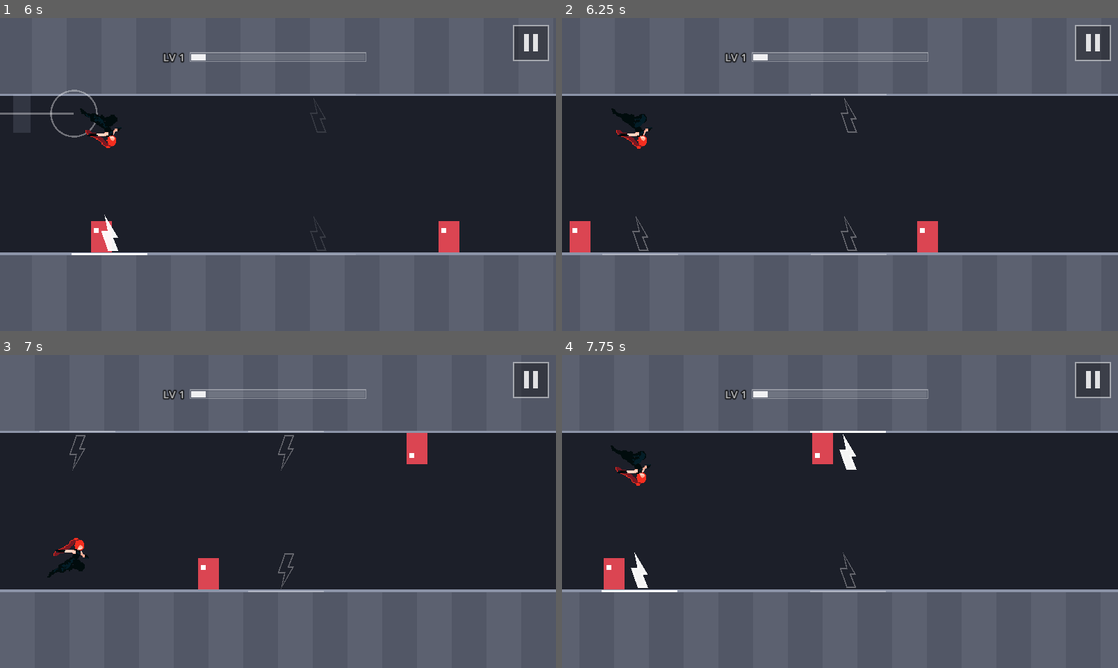
Above: before the commit, frames 1-4 (two rows, left to right).
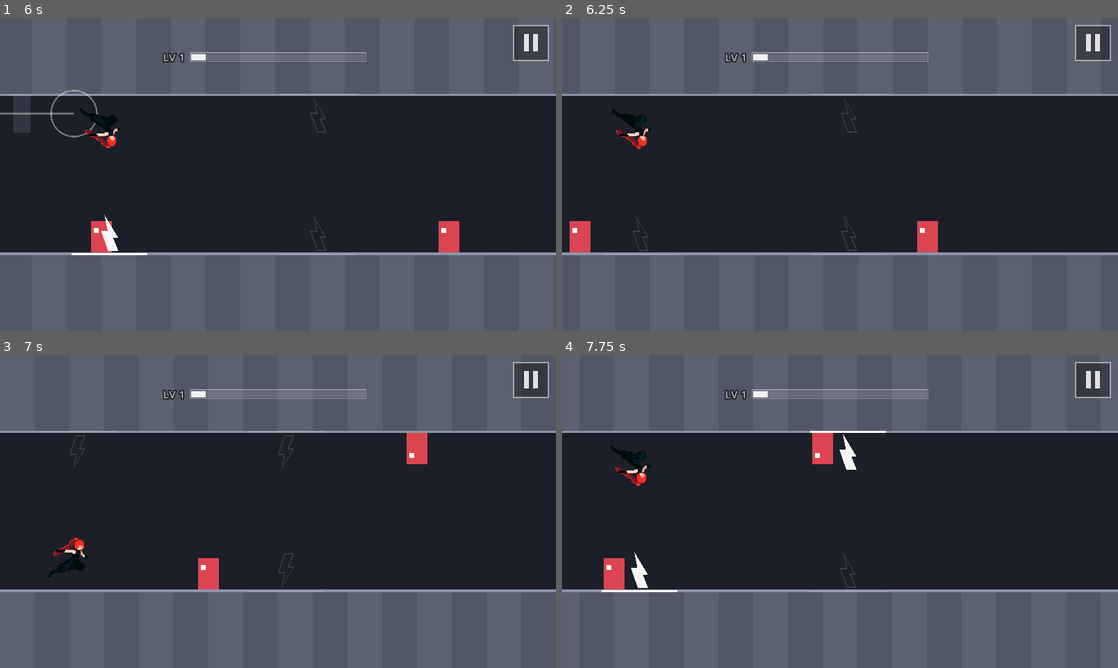
Above: after the commit, the same moments.

Repository: fredsbreads/game-off
Game: Godot game, scene res://scenes/main.tscn
The game is run twice, just before and just after one commit, with the same random seed, the same clock (stepped at 60 frames per second) and the same inputs.
Inputs (mouse positions are in pixels of both pictures, inside the frame that each line leads up to):
- Up to frame 1 (6 s): tap Enter at 0.5 s; move the mouse to (400, 158) at 0.52 s; hold K (tp_forward) 0.53-1.28 s; hold J (tp_vertical) 0.53-1.28 s; click (400, 158) at 0.67 s; move the mouse to (166, 190) at 1.27 s; tap Shift every 1.5 s from 1.35 to 5.85 s; move the mouse to (333, 105) at 2.02 s; hold J (tp_vertical) 2.03-2.78 s; hold K (tp_forward) 2.03-3.53 s; move the mouse to (250, 237) at 2.77 s; click (250, 237) at 2.92 s; move the mouse to (444, 221) at 3.52 s; hold J (tp_vertical) 3.53-4.28 s; move the mouse to (111, 127) at 4.27 s; move the mouse to (305, 174) at 5.02 s; hold J (tp_vertical) 5.03-5.78 s; click (305, 174) at 5.17 s; move the mouse to (194, 96) at 5.77 s; hold K (tp_forward) from 5.78 s (still down)
- Up to frame 2 (6.25 s): keep holding K (tp_forward)
- Up to frame 3 (7 s): keep holding K (tp_forward); move the mouse to (400, 495) at 6.52 s; hold J (tp_vertical) from 6.53 s (still down)
- Up to frame 4 (7.75 s): keep holding K (tp_forward); move the mouse to (728, 527) at 7.27 s; release J (tp_vertical) at 7.28 s; tap Shift at 7.35 s; click (728, 527) at 7.42 s

Frame 1 is identical in both runs. In frame 2, 0.2% of the frame differs, in the area x 12-54%, y 25-75%; in frame 3, 0.2%; in frame 4, less than 0.1%.

Commit message:
Miss streak: don't count cooldown time toward the reset
The 0.5 s cooldown used up the 0.5 s reset, so the streak cycled back to
0.16 s. Now only time you could have teleported counts.

Diff:
--- a/scripts/chunk_solver.gd
+++ b/scripts/chunk_solver.gd
@@ -10,10 +10,11 @@
 ##      exactly onto it and ends the frame there.
 ##   2. run forward one frame along your row
 ##   3. running into a live enemy in your row kills you
-##   4. tick the cooldown down (and the frames since the last teleport)
+##   4. tick the cooldown down (and, once it's 0, the frames you could have
+##      teleported but didn't)
 ##
 ## Enemies are Vector2(x, row). States are
-## [x, row, cooldown, killed_mask, misses_in_a_row, frames_since_teleport].
+## [x, row, cooldown, killed_mask, misses_in_a_row, idle_frames].
 ##
 ## Used by tools/validate_patterns.gd to prove patterns chain, and by the
 ## debug bot to play the game for soak tests and screenshots.
@@ -25,7 +26,7 @@
 
 ## limit_x: teleports may not land at or past this (level not built there).
 ## required_kills: bitmask of enemies that must all be killed (0 = survive).
-## start: [x, row, cooldown] or [x, row, cooldown, misses, frames_since_teleport].
+## start: [x, row, cooldown] or [x, row, cooldown, misses, idle_frames].
 ## Returns {"ok": bool, "actions": Array (one Move per frame)}.
 static func search(enemies: Array[Vector2], start: Array, goal_x: float, limit_x: float, speed: float, max_frames: int = 3000, required_kills: int = 0) -> Dictionary:
 	# Each history entry: [x, row, cooldown, killed_mask, misses, idle,
@@ -120,7 +121,8 @@
 		if (mask & (1 << i)) == 0 and int(e.y) == row and absf(e.x - x) < Rules.HIT_RADIUS:
 			return []
 	cooldown = maxi(cooldown - 1, 0)
-	idle = mini(idle + 1, Rules.miss_streak_reset_frames())
+	if cooldown == 0:
+		idle = mini(idle + 1, Rules.miss_streak_reset_frames())
 	return [x, row, cooldown, mask, misses, idle]
 
 
--- a/scripts/main.gd
+++ b/scripts/main.gd
@@ -55,8 +55,8 @@
 var _pending_forward := false
 var _pending_vertical := false
 var _pending_frames := 0
-# Misses in a row (see Rules.MISS_COOLDOWN_SECONDS) and frames since the last
-# teleport (half a second without one resets the streak).
+# Misses in a row (see Rules.MISS_COOLDOWN_SECONDS) and frames you could
+# have teleported but didn't (half a second of that resets the streak).
 var _misses := 0
 var _idle_frames := 0
 # Where she was when a pending press could first fire. A single press waits
@@ -424,7 +424,8 @@
 	# 4. timers
 	if player.cooldown > 0:
 		player.cooldown -= 1
-	_idle_frames = mini(_idle_frames + 1, Rules.miss_streak_reset_frames())
+	if player.cooldown == 0:   # only time you could have teleported counts
+		_idle_frames = mini(_idle_frames + 1, Rules.miss_streak_reset_frames())
 
 	level.ensure_generated(player.x)
 	level.prune(cam.left() / Rules.TILE - 2.0)
--- a/scripts/rules.gd
+++ b/scripts/rules.gd
@@ -26,7 +26,8 @@
 const COOLDOWN_SECONDS := 0.16
 # Misses in a row cost more, so mashing gets you killed: the 1st miss gets
 # the normal cooldown, the 2nd 0.3 s, the 3rd and later 0.5 s. A kill resets
-# the streak, and so does half a second without teleporting.
+# the streak, and so does half a second without teleporting while you could
+# have (time in a cooldown doesn't count).
 const MISS_COOLDOWN_SECONDS := [0.16, 0.3, 0.5]
 const MISS_STREAK_RESET_SECONDS := 0.5
 
